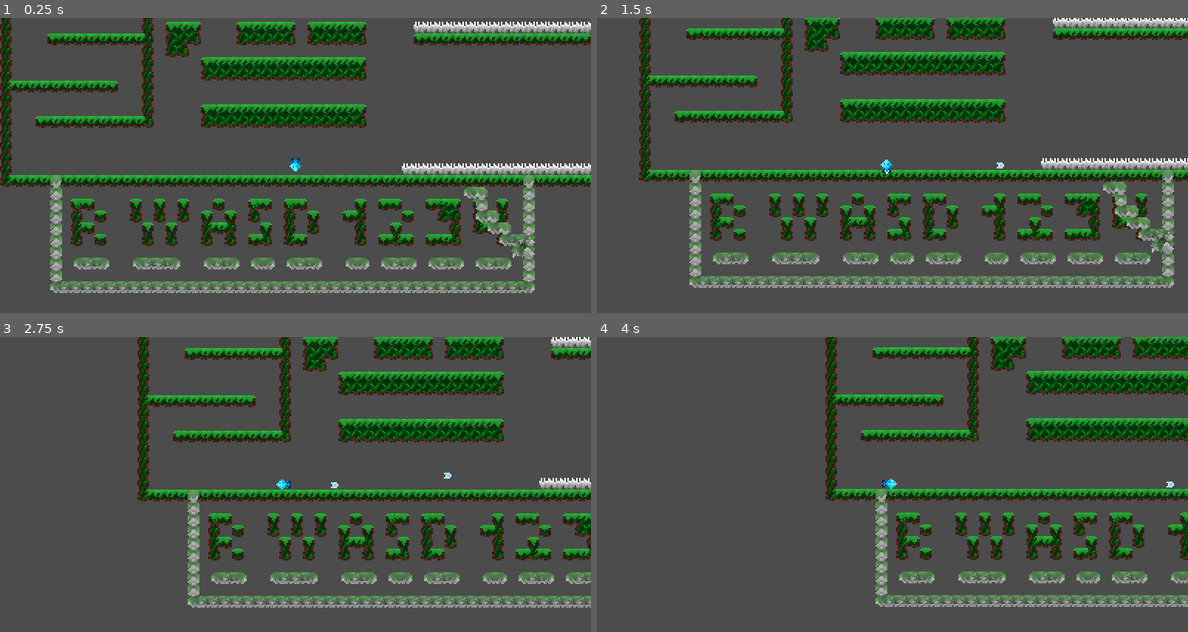
Above: before the commit, frames 1-4 (two rows, left to right).
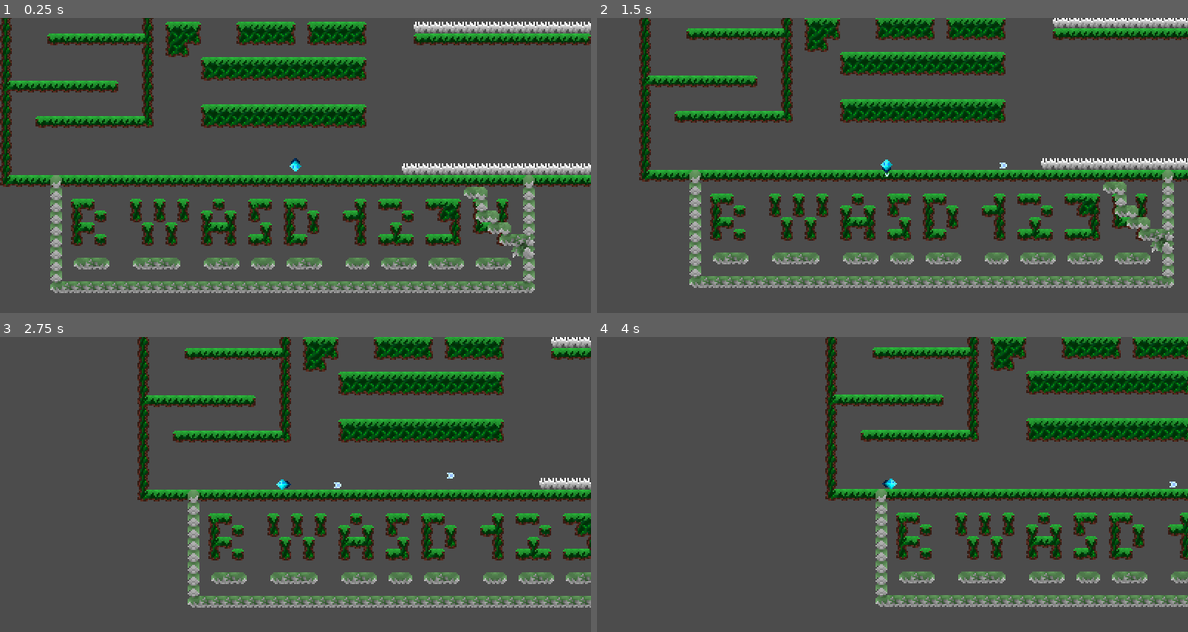
Above: after the commit, the same moments.

Repository: Elaech/GameDesign
Game: Godot game, scene res://Levels/FirstJungleUnderground.tscn
The game is run twice, just before and just after one commit, with the same random seed, the same clock (stepped at 60 frames per second) and the same inputs.
Inputs:
- Up to frame 1 (0.25 s): no input
- Up to frame 2 (1.5 s): hold D 0.53-1.28 s; hold R 0.53-1.28 s; hold S from 1.28 s (still down); tap 1 at 1.35 s
- Up to frame 3 (2.75 s): release S at 2.03 s; hold D from 2.03 s (still down); hold 2 from 2.03 s (still down)
- Up to frame 4 (4 s): release D at 2.78 s; release 2 at 2.78 s; hold W 2.78-3.53 s; tap 3 at 2.85 s; hold A from 3.53 s (still down); hold R from 3.53 s (still down)

The runs differ from the first frame. In frame 1, less than 0.1% of the frame differs, in the area x 49-51%, y 47-52%; in frame 2, less than 0.1%; in frame 3, less than 0.1%, in the area x 47-77%, y 46-52%; in frame 4, less than 0.1%.

Commit message:
Changed DroneSprite, ShootingStartingArea

Diff:
--- a/DroneGame/Scripts/Player.gd
+++ b/DroneGame/Scripts/Player.gd
@@ -77,7 +77,7 @@
 	cannonball_instance.direction = -propulsion_direction
 	cannonball_instance.damage =  cannon_damage
 	cannonball_instance.cannonball_speed = cannonball_speed
-	cannonball_instance.position = self.position - propulsion_direction * 3
+	cannonball_instance.position = self.position - propulsion_direction * 5
 	self.get_parent().add_child(cannonball_instance)
 	cannonball_instance.change_look(cannon_mode)
 
@@ -207,10 +207,3 @@
 			take_damage(area.get_damage())
 			return
 	last_damaging_areas.clear()
-
-
-func _on_Hurtbox_body_entered(body):
-	print("here")
-	if body.has_method("get_damage"):
-		last_damaging_areas.append(body)
-		take_damage(body.get_damage())
Binary file changed: DroneGame/Textures/Drones4Point.png
